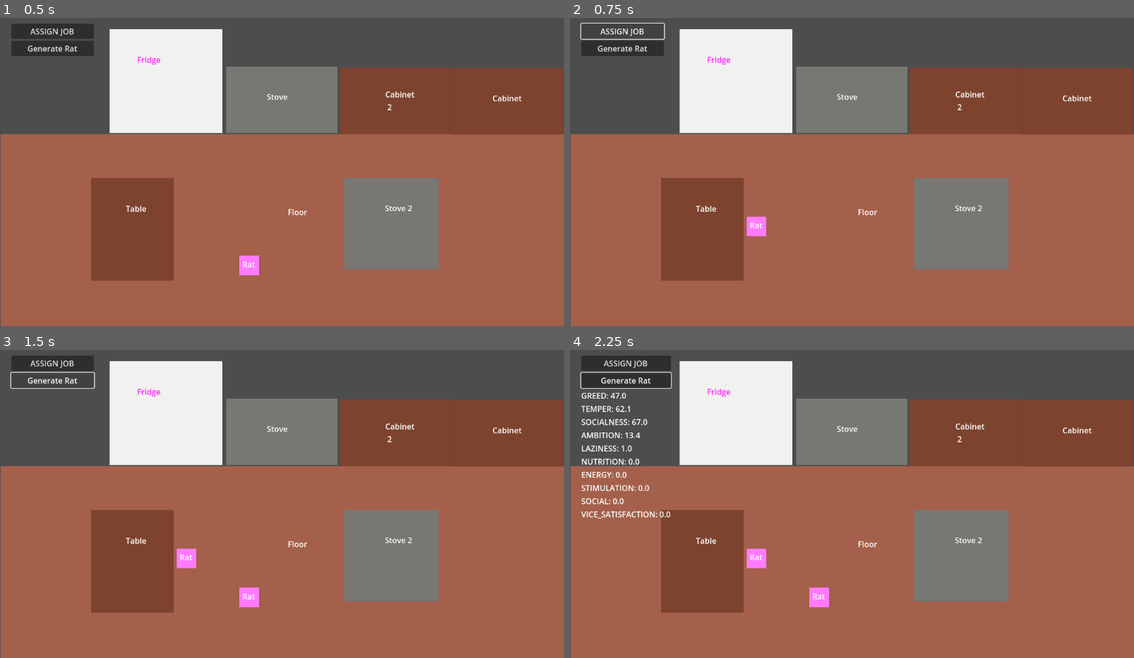
Above: before the commit, frames 1-4 (two rows, left to right).
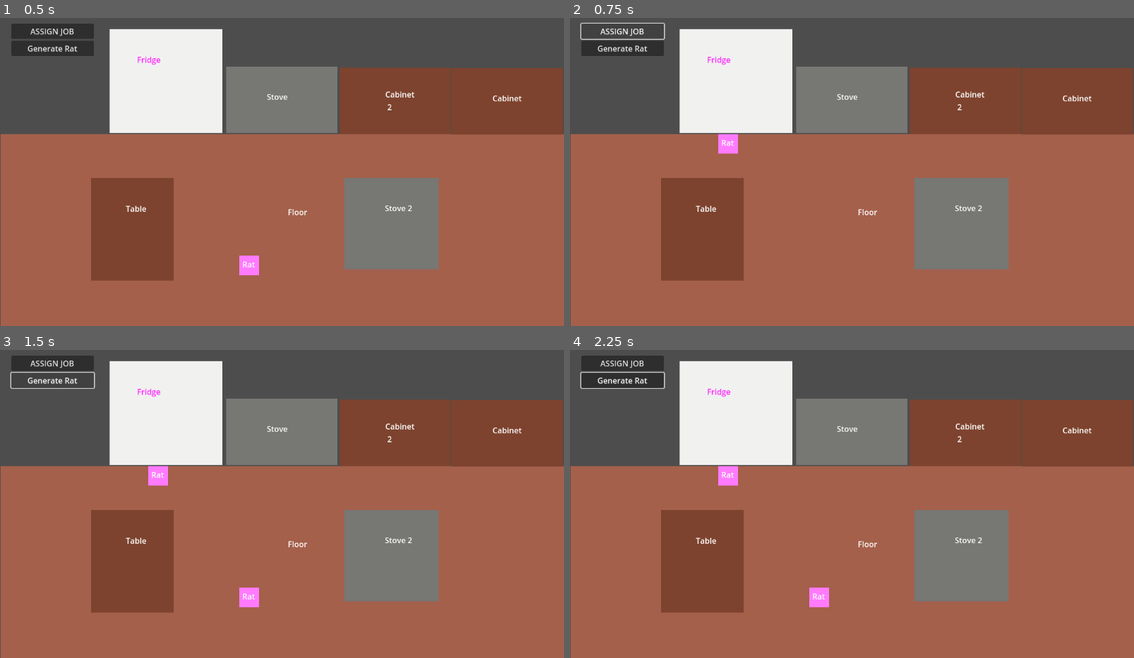
Above: after the commit, the same moments.

Repository: thorkellmani/ratbar
Game: Godot game, scene res://main.tscn
Two runs of this game, one before a commit and one after it. Both use one fixed random seed, a clock stepped at 60 frames per second and the inputs below.
Inputs (mouse positions are in pixels of both pictures, inside the frame that each line leads up to):
- Up to frame 1 (0.5 s): no input
- Up to frame 2 (0.75 s): click "ASSIGN JOB" at 0.5 s
- Up to frame 3 (1.5 s): click "Generate Rat" at 1.25 s
- Up to frame 4 (2.25 s): tap Enter at 2 s; move the mouse to (756, 556) at 2.02 s; hold D (move_right) from 2.03 s (still down); click (756, 556) at 2.17 s

Frame 1 is identical in both runs. In frame 2, 0.5% of the frame differs, in the area x 26-35%, y 37-71%; in frame 3, 0.5%; in frame 4, 1.9%, in the area x 2-35%, y 1-71%.

Commit message:
chore: restructure manager

Diff:
--- a/constants.gd
+++ /dev/null
@@ -1,8 +0,0 @@
-extends Node
-
-class_name Constants
-
-enum JOB { COOK, COOK2, SERVER, DISHWASHER, GROCER, UNASSIGNED }
-enum VICE { SMOKING, DRINKING, DRUGGING, FUCKING, CHILLING }
-enum PERSONALITY { CHILL, BURNOUT, BULLY, SIDEKICK, ORGANIZER, SOCIALITE,THUG, PARTIER }
-enum JOB_STATE { PROCEEDING_TO_WORK, WORKING, PROCEEDING_TO_VICE, VICING, IDLE }
--- a/entities/rat/rat.gd
+++ b/entities/rat/rat.gd
@@ -6,81 +6,21 @@
 
 var id: int
 var title: String
-var mood: Dictionary[MOOD, float] = {}
-var personality: Dictionary[TRAIT, float] = {}
-var statuses: Dictionary[STATUS, float] = {}
+var mood: Dictionary[RatConstants.MOOD, float] = {}
+var personality: Dictionary[RatConstants.TRAIT, float] = {}
+var statuses: Dictionary[RatConstants.STATUS, float] = {}
 var owner_relationship: float
 var currency: float
-
-enum TRAIT { GREED, TEMPER, SOCIALNESS, AMBITION, LAZINESS }
-enum MOOD { NUTRITION, ENERGY, STIMULATION, SOCIAL, VICE_SATISFACTION }
-enum STATUS { STRESS, HEALTH, INEBRIATION, RADICALIZATION, EXTRA_STRESS}
-
- #`stress` (0–100), `health` (0–100, default 100), `inebriation` (0–100), `owner_relationship` (-100 to 100), `radicalization` (0–100), `extra_stress` (0–100), `currency` (float, ≥ 0)
-
-
-#region moodlet configuration
-const TRAIT_DEVIATION: Dictionary[TRAIT, float] = {
-	TRAIT.GREED: 35,
-	TRAIT.TEMPER: 40,
-	TRAIT.SOCIALNESS: 30,
-	TRAIT.AMBITION: 45,
-	TRAIT.LAZINESS: 50
-}
-const TRAIT_MEAN: Dictionary[TRAIT, float] = {
-	TRAIT.GREED: 40,
-	TRAIT.TEMPER: 10,
-	TRAIT.SOCIALNESS: 60,
-	TRAIT.AMBITION: -20,
-	TRAIT.LAZINESS: 20
-}
-
-var initial_mood := mood
-var initial_personality := personality
-var initial_statuses := statuses
-var initial_currency: float
-var initial_owner_relationship: float
-#endregion
-
-func _ready() -> void:
-	initial_mood = {
-		MOOD.NUTRITION: 0,
-		MOOD.ENERGY: 0,
-		MOOD.STIMULATION: 0,
-		MOOD.SOCIAL: 0,
-		MOOD.VICE_SATISFACTION: 0,
-	}
-	initial_personality = {
-		TRAIT.GREED: randfn(TRAIT_MEAN[TRAIT.GREED], TRAIT_DEVIATION[TRAIT.GREED]),
-		TRAIT.TEMPER: randfn(TRAIT_MEAN[TRAIT.TEMPER], TRAIT_DEVIATION[TRAIT.TEMPER]),
-		TRAIT.SOCIALNESS: randfn(TRAIT_MEAN[TRAIT.SOCIALNESS], TRAIT_DEVIATION[TRAIT.SOCIALNESS]),
-		TRAIT.AMBITION: randfn(TRAIT_MEAN[TRAIT.AMBITION], TRAIT_DEVIATION[TRAIT.AMBITION]),
-		TRAIT.LAZINESS: randfn(TRAIT_MEAN[TRAIT.LAZINESS], TRAIT_DEVIATION[TRAIT.LAZINESS]),
-	}
-	initial_statuses = {
-		STATUS.STRESS: 0,
-		STATUS.HEALTH: 100,
-		STATUS.INEBRIATION: 0,
-		STATUS.RADICALIZATION: 0,
-		STATUS.EXTRA_STRESS: 0,
-	}
-	initial_currency = 0
-	initial_owner_relationship = 0
-
-	personality = initial_personality
-	mood = initial_mood
-	statuses = initial_statuses
-	owner_relationship = initial_owner_relationship
-	currency = initial_currency
+var job_skills: Dictionary[JobConstants.JOB, float]
 
 #region Stat functions
-func update_personality_trait(key: TRAIT, modifier: float) -> void:
+func update_personality_trait(key: RatConstants.TRAIT, modifier: float) -> void:
 	personality[key] = clampf(personality[key] +  modifier, -100, 100)
 
-func update_moodlet(key: MOOD, modifier: float) -> void:
+func update_moodlet(key: RatConstants.MOOD, modifier: float) -> void:
 	mood[key] = clampf(mood[key] +  modifier, -100, 100)
 
-func update_status(key: STATUS, modifier: float) -> void:
+func update_status(key: RatConstants.STATUS, modifier: float) -> void:
 	statuses[key] = clampf(statuses[key] +  modifier, 0, 100)
 
 func update_currency(modifier: float) -> void:
@@ -89,22 +29,6 @@
 func update_owner_relationship(modifier: float) -> void:
 	owner_relationship = clampf(owner_relationship + modifier, -100, 100)
 
-
-func reset_mood() -> void:
-	mood = initial_mood
-
-func reset_statuses() -> void:
-	statuses = initial_statuses
-
-func reset_personality() -> void:
-	personality = initial_personality
-
-func reset_currency() -> void:
-	currency = initial_currency
-
-func reset_owner_relationship() -> void:
-	owner_relationship = initial_owner_relationship
-
 #endregion
 
 
--- a/main.gd
+++ b/main.gd
@@ -4,15 +4,15 @@
 
 func _ready() -> void:
 	if OS.is_debug_build():
-		for key in Rat.TRAIT:
+		for key in RatConstants.TRAIT:
 			var label = Label.new()
 			label.name = key
 			$DebugControls.add_child(label)
-		for key in Rat.MOOD:
+		for key in RatConstants.MOOD:
 			var label = Label.new()
 			label.name = key
 			$DebugControls.add_child(label)
-		for key in Rat.STATUS:
+		for key in RatConstants.STATUS:
 			var label = Label.new()
 			label.name = key
 			print(key)
@@ -30,6 +30,6 @@
 func _process(_delta: float) -> void:
 	if picked_rat and $DebugControls.visible:
 		for key in picked_rat.TRAIT:
-			$DebugControls.get_node(key).text = "%s: %.1f" % [key, picked_rat.personality[Rat.TRAIT[key]]]
+			$DebugControls.get_node(key).text = "%s: %.1f" % [key, picked_rat.personality[RatConstants.TRAIT[key]]]
 		for key in picked_rat.MOOD:
-			$DebugControls.get_node(key).text = "%s: %.1f" % [key, picked_rat.mood[Rat.MOOD[key]]]
+			$DebugControls.get_node(key).text = "%s: %.1f" % [key, picked_rat.mood[RatConstants.MOOD[key]]]
--- a/main.tscn
+++ b/main.tscn
@@ -3,8 +3,8 @@
 [ext_resource type="PackedScene" uid="uid://bgh42503avk7q" path="res://kitchen.tscn" id="1_0xm2m"]
 [ext_resource type="Script" uid="uid://dn2bwf5drxhim" path="res://main.gd" id="1_lquwl"]
 [ext_resource type="PackedScene" uid="uid://t3erssb1muvm" path="res://entities/chef/chef.tscn" id="2_h2yge"]
-[ext_resource type="Script" uid="uid://bedegktgbds81" path="res://managers/job_manager.gd" id="4_1bvp3"]
-[ext_resource type="Script" uid="uid://cogu2jhsalh42" path="res://managers/rat_manager.gd" id="6_7mycd"]
+[ext_resource type="Script" uid="uid://bedegktgbds81" path="res://managers/job_manager/job_manager.gd" id="4_1bvp3"]
+[ext_resource type="Script" uid="uid://cogu2jhsalh42" path="res://managers/rat_manager/rat_manager.gd" id="6_7mycd"]
 
 [node name="Main" type="Node2D"]
 script = ExtResource("1_lquwl")
@@ -13,22 +13,27 @@
 visible = false
 position = Vector2(449, 225)
 
-[node name="JobManager" type="Node" parent="."]
+[node name="JobManager" type="Node" parent="." node_paths=PackedStringArray("head_cook_marker", "line_cook_marker", "prep_cook_marker", "dishwasher_marker", "bartender_marker")]
 script = ExtResource("4_1bvp3")
+head_cook_marker = NodePath("HeadCookMarker")
+line_cook_marker = NodePath("LineCookMarker")
+prep_cook_marker = NodePath("PrepCookMarker")
+dishwasher_marker = NodePath("DishwasherMarker")
+bartender_marker = NodePath("BartenderMarker")
 
-[node name="Cook1Marker" type="Marker2D" parent="JobManager"]
+[node name="HeadCookMarker" type="Marker2D" parent="JobManager"]
 position = Vector2(568, 269)
 
-[node name="Cook2Marker" type="Marker2D" parent="JobManager"]
+[node name="LineCookMarker" type="Marker2D" parent="JobManager"]
 position = Vector2(920, 441)
 
-[node name="Grocer1Marker" type="Marker2D" parent="JobManager"]
+[node name="PrepCookMarker" type="Marker2D" parent="JobManager"]
 position = Vector2(324, 273)
 
 [node name="DishwasherMarker" type="Marker2D" parent="JobManager"]
 position = Vector2(803, 273)
 
-[node name="ServerMarker" type="Marker2D" parent="JobManager"]
+[node name="BartenderMarker" type="Marker2D" parent="JobManager"]
 position = Vector2(382, 442)
 
 [node name="RatManager" type="Node2D" parent="."]
--- a/managers/job_manager.gd
+++ /dev/null
@@ -1,37 +0,0 @@
-extends Node
-
-signal navigate_to_job(id: int, coords: Vector2)
-
-var JOB_LOCATIONS: Dictionary[Constants.JOB, Vector2]
-
-func _ready() -> void:
-	JOB_LOCATIONS = {
-		Constants.JOB.COOK: $Cook1Marker.global_position,
-		Constants.JOB.COOK2: $Cook2Marker.global_position,
-		Constants.JOB.SERVER: $ServerMarker.global_position,
-		Constants.JOB.GROCER: $Grocer1Marker.global_position,
-		Constants.JOB.DISHWASHER: $DishwasherMarker.global_position
-	}
-
-var _assigned_jobs: Dictionary[int, Constants.JOB]
-
-func get_assigned_job(ratId: int) -> Constants.JOB:
-	return _assigned_jobs.get(ratId, Constants.JOB.UNASSIGNED)
-
-func unassign_job(ratId: int) -> void:
-	_assigned_jobs[ratId] = Constants.JOB.UNASSIGNED
-
-func assign_job(ratId: int, job: Constants.JOB) -> void:
-	_assigned_jobs[ratId] = job
-	var job_location = JOB_LOCATIONS.get(job, Vector2(0,0))
-
-	if job_location:
-		navigate_to_job.emit(ratId, job_location)
-
-func clear() -> void:
-	#what happens when all jobs are unassigned?
-	var _ids = _assigned_jobs.keys()
-	_assigned_jobs = {}
-
-func _on_assign_job_button_pressed() -> void:
-	assign_job(1, Constants.JOB.values().pick_random())
--- /dev/null
+++ b/managers/job_manager/job_constants.gd
@@ -0,0 +1,6 @@
+extends Node
+
+class_name JobConstants
+
+
+enum JOB {  HEAD_COOK, LINE_COOK, PREP_COOK, DISHWASHER, BARTENDER, UNASSIGNED }
--- /dev/null
+++ b/managers/job_manager/job_manager.gd
@@ -0,0 +1,42 @@
+extends Node
+
+signal navigate_to_job(id: int, coords: Vector2)
+
+@export var head_cook_marker: Marker2D
+@export var line_cook_marker: Marker2D
+@export var prep_cook_marker: Marker2D
+@export var dishwasher_marker: Marker2D
+@export var bartender_marker: Marker2D
+
+var JOB_LOCATIONS: Dictionary[JobConstants.JOB, Vector2]
+
+func _ready() -> void:
+	JOB_LOCATIONS = {
+		JobConstants.JOB.HEAD_COOK: head_cook_marker.global_position,
+		JobConstants.JOB.LINE_COOK: line_cook_marker.global_position,
+		JobConstants.JOB.PREP_COOK: prep_cook_marker.global_position,
+		JobConstants.JOB.DISHWASHER: dishwasher_marker.global_position,
+		JobConstants.JOB.BARTENDER: bartender_marker.global_position
+	}
+var _assigned_jobs: Dictionary[int, JobConstants.JOB]
+
+func get_assigned_job(ratId: int) -> JobConstants.JOB:
+	return _assigned_jobs.get(ratId, JobConstants.JOB.UNASSIGNED)
+
+func unassign_job(ratId: int) -> void:
+	_assigned_jobs[ratId] = JobConstants.JOB.UNASSIGNED
+
+func assign_job(ratId: int, job: JobConstants.JOB) -> void:
+	_assigned_jobs[ratId] = job
+	var job_location = JOB_LOCATIONS.get(job, Vector2(0,0))
+
+	if job_location:
+		navigate_to_job.emit(ratId, job_location)
+
+func clear() -> void:
+	#what happens when all jobs are unassigned?
+	var _ids = _assigned_jobs.keys()
+	_assigned_jobs = {}
+
+func _on_assign_job_button_pressed() -> void:
+	assign_job(1, JobConstants.JOB.values().pick_random())
--- /dev/null
+++ b/managers/rat_manager/rat_constants.gd
@@ -0,0 +1,53 @@
+extends Node
+
+class_name RatConstants
+
+#region default values
+const TRAIT_DEVIATION: Dictionary[TRAIT, float] = {
+	TRAIT.GREED: 35,
+	TRAIT.TEMPER: 40,
+	TRAIT.SOCIALNESS: 30,
+	TRAIT.AMBITION: 45,
+	TRAIT.LAZINESS: 50
+}
+const TRAIT_MEAN: Dictionary[TRAIT, float] = {
+	TRAIT.GREED: 40,
+	TRAIT.TEMPER: 10,
+	TRAIT.SOCIALNESS: 60,
+	TRAIT.AMBITION: -20,
+	TRAIT.LAZINESS: 20
+}
+const DEFAULT_MOOD: Dictionary[MOOD, float] = {
+	MOOD.NUTRITION: 0,
+	MOOD.ENERGY: 0,
+	MOOD.STIMULATION: 0,
+	MOOD.SOCIAL: 0,
+	MOOD.VICE_SATISFACTION: 0,
+}
+const DEFAULT_STATUSES: Dictionary[STATUS, float] = {
+	STATUS.STRESS: 0,
+	STATUS.HEALTH: 100,
+	STATUS.INEBRIATION: 0,
+	STATUS.RADICALIZATION: 0,
+	STATUS.EXTRA_STRESS: 0,
+}
+const DEFAULT_JOB_SKILLS: Dictionary[JobConstants.JOB, float] = {
+	JobConstants.JOB.HEAD_COOK: 0,
+	JobConstants.JOB.LINE_COOK: 0,
+	JobConstants.JOB.PREP_COOK: 0,
+	JobConstants.JOB.DISHWASHER: 0,
+	JobConstants.JOB.BARTENDER: 0,
+}
+
+
+#endregion
+
+#region mental statuses
+enum VICE { SMOKING, DRINKING, DRUGGING, FUCKING, CHILLING }
+enum PERSONALITY { CHILL, BURNOUT, BULLY, SIDEKICK, ORGANIZER, SOCIALITE,THUG, PARTIER }
+enum TRAIT { GREED, TEMPER, SOCIALNESS, AMBITION, LAZINESS }
+enum MOOD { NUTRITION, ENERGY, STIMULATION, SOCIAL, VICE_SATISFACTION }
+#endregion
+
+enum STATUS { STRESS, HEALTH, INEBRIATION, RADICALIZATION, EXTRA_STRESS}
+enum JOB_STATE { PROCEEDING_TO_WORK, WORKING, PROCEEDING_TO_VICE, VICING, IDLE }
--- a/managers/rat_manager.gd
+++ b/managers/rat_manager/rat_manager.gd
@@ -11,12 +11,22 @@
 
 func generate_rat() -> void:
 	var rat: Rat = rat_scene.instantiate()
+	rat.id = next_rat_id
+	next_rat_id += 1
 	rat.rat_clicked.connect( func(x: Rat): rat_clicked.emit(x))
-	rat.id = next_rat_id
-	RATS[rat.id] = rat
+
+	for rat_trait in RatConstants.TRAIT.values():
+		rat.personality[rat_trait] = randfn(RatConstants.TRAIT_MEAN[rat_trait], RatConstants.TRAIT_DEVIATION[rat_trait])
+
+	rat.mood = RatConstants.DEFAULT_MOOD.duplicate()
+	rat.statuses = RatConstants.DEFAULT_STATUSES.duplicate()
+	rat.job_skills = RatConstants.DEFAULT_JOB_SKILLS.duplicate()
+	rat.currency = 0
+	rat.owner_relationship = 0
+
 	add_child(rat)
 	rat.global_position = $RatGenerateMarker.global_position
-
+	RATS[rat.id] = rat
 
 func navigate_to_job() -> void:
 	# if not at_job, go to job.
Renamed: constants.gd.uid -> managers/job_manager/job_constants.gd.uid
Renamed: managers/job_manager.gd.uid -> managers/job_manager/job_manager.gd.uid
Not shown, added: managers/rat_manager/rat_constants.gd.uid
Renamed: managers/rat_manager.gd.uid -> managers/rat_manager/rat_manager.gd.uid
Not shown, changed: .DS_Store
Not shown, changed: docs/RAT_SIMULATION_TODO_LIST.md
